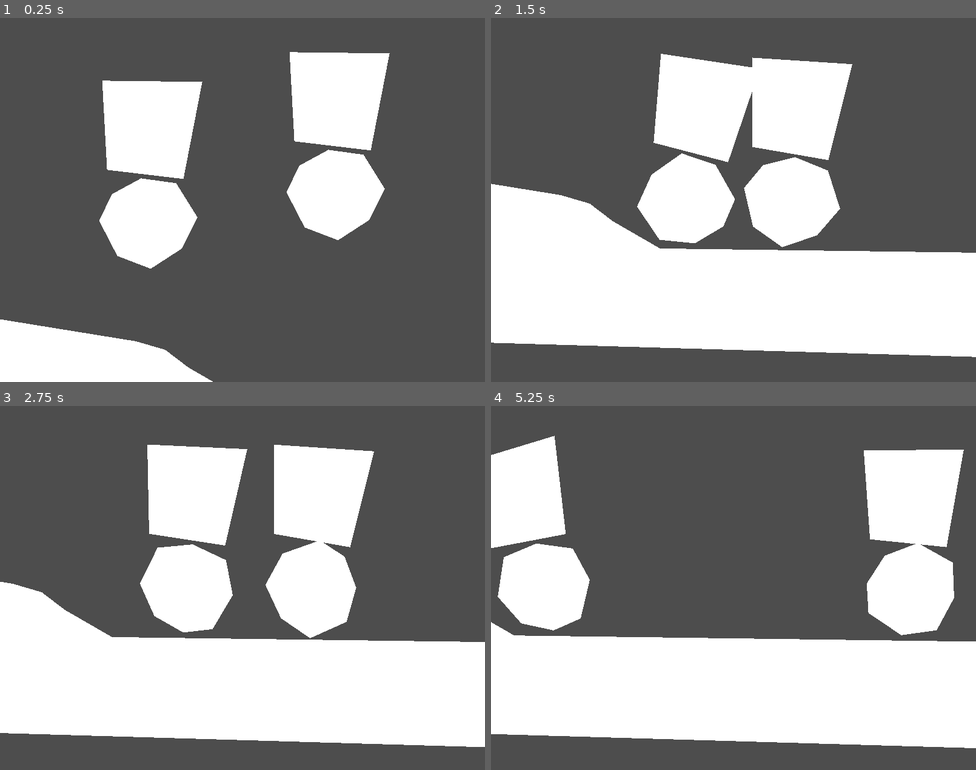
Above: before the commit, frames 1-4 (two rows, left to right).
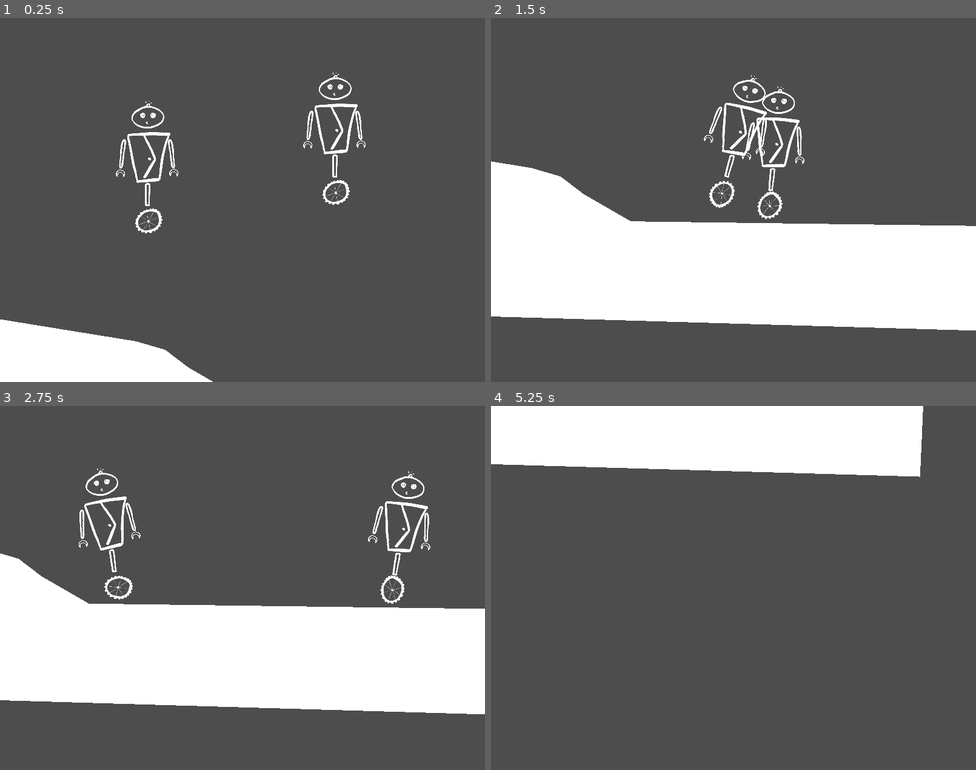
Above: after the commit, the same moments.

Repository: tombuben/KrehkeRobotickeSpoje
Game: Godot game, scene res://level_1.tscn
Same seed, same stepped clock (60 frames per second), same inputs: the game is played once before the commit and once after it. The project has no main scene, so this scene is started directly.
Inputs:
- Up to frame 1 (0.25 s): no input
- Up to frame 2 (1.5 s): hold D (Player1Right) 0.53-1.28 s; tap J (Player2Left) at 0.6 s; hold A (Player1Left) from 1.28 s (still down); tap L (Player2Right) at 1.35 s
- Up to frame 3 (2.75 s): release A (Player1Left) at 2.03 s; hold D (Player1Right) from 2.03 s (still down); tap J (Player2Left) at 2.1 s
- Up to frame 4 (5.25 s): tap L (Player2Right) at 2.85, 4.35 s; release D (Player1Right) at 3.53 s; hold A (Player1Left) from 3.53 s (still down); tap J (Player2Left) at 3.6, 5.1 s

The runs differ from the first frame. In frame 1, 15% of the frame differs, in the area x 20-81%, y 9-69%; in frame 2, 27%; in frame 3, 32%; in frame 4, 56%, in the area x 0-100%, y 0-94%.

Commit message:
poskladany pandulak

Diff:
--- a/pandulak.tscn
+++ b/pandulak.tscn
@@ -1,7 +1,14 @@
-[gd_scene load_steps=6 format=3 uid="uid://d2myyy2dlm4ti"]
+[gd_scene load_steps=13 format=3 uid="uid://d2myyy2dlm4ti"]
 
 [ext_resource type="Script" path="res://kolo.gd" id="1_8e416"]
 [ext_resource type="Script" path="res://pandulak_script.gd" id="1_j6uh4"]
+[ext_resource type="Texture2D" uid="uid://crofsfjf38tq4" path="res://art/sisoun/sisoun-postava.png" id="2_ehvyi"]
+[ext_resource type="Texture2D" uid="uid://dcn3wc6gsokrb" path="res://art/sisoun/sisoun-kolecko.png" id="4_r7e3r"]
+[ext_resource type="Texture2D" uid="uid://clh7501p8cbld" path="res://art/sisoun/sisoun-telo.png" id="5_i18ex"]
+[ext_resource type="Texture2D" uid="uid://70hm3vid177x" path="res://art/sisoun/sisoun-hlava.png" id="6_atgsl"]
+[ext_resource type="Texture2D" uid="uid://c1414531v8pt" path="res://art/sisoun/sisoun-noha.png" id="7_ummov"]
+[ext_resource type="Texture2D" uid="uid://bbj7mtygx3blu" path="res://art/sisoun/sisoun-ruka.png" id="8_o1u8b"]
+[ext_resource type="Texture2D" uid="uid://c385upgdixbv0" path="res://art/sisoun/sisoun-packa.png" id="9_v4twp"]
 
 [sub_resource type="PhysicsMaterial" id="PhysicsMaterial_87njb"]
 rough = true
@@ -17,6 +24,12 @@
 position = Vector2(1, 2)
 script = ExtResource("1_j6uh4")
 
+[node name="Sisoun-postava" type="Sprite2D" parent="."]
+visible = false
+position = Vector2(-4, -85)
+scale = Vector2(0.1, 0.1)
+texture = ExtResource("2_ehvyi")
+
 [node name="kolo" type="RigidBody2D" parent="."]
 physics_material_override = SubResource("PhysicsMaterial_87njb")
 center_of_mass_mode = 1
@@ -24,11 +37,13 @@
 player = 1
 
 [node name="CollisionShape2D" type="CollisionShape2D" parent="kolo"]
-scale = Vector2(1, 0.95)
+scale = Vector2(0.275, 0.275)
 shape = SubResource("CircleShape2D_k35wg")
 
-[node name="Polygon2D" type="Polygon2D" parent="kolo"]
-polygon = PackedVector2Array(-80, -2, -59, -46, -11, -72, 47, -64, 82, -8, 56, 44, 5, 77, -50, 56)
+[node name="Sisoun-kolecko" type="Sprite2D" parent="kolo/CollisionShape2D"]
+position = Vector2(6, -8)
+scale = Vector2(0.35, 0.35)
+texture = ExtResource("4_r7e3r")
 
 [node name="PinJoint2D" type="PinJoint2D" parent="."]
 node_a = NodePath("../kolo")
@@ -42,7 +57,39 @@
 center_of_mass = Vector2(0, 400)
 
 [node name="CollisionShape2D" type="CollisionShape2D" parent="telo"]
+position = Vector2(1, 47)
 shape = SubResource("CapsuleShape2D_eivqm")
 
-[node name="Polygon2D" type="Polygon2D" parent="telo"]
-polygon = PackedVector2Array(-67, 44, -75, -103, 90, -101, 59, 59)
+[node name="Sisoun-telo" type="Sprite2D" parent="telo"]
+position = Vector2(1, 24)
+scale = Vector2(0.08, 0.08)
+texture = ExtResource("5_i18ex")
+
+[node name="Sisoun-hlava" type="Sprite2D" parent="telo"]
+position = Vector2(0, -46)
+scale = Vector2(0.045, 0.045)
+texture = ExtResource("6_atgsl")
+
+[node name="Sisoun-noha" type="Sprite2D" parent="telo"]
+position = Vector2(0, 84.465)
+scale = Vector2(0.1, 0.1)
+texture = ExtResource("7_ummov")
+
+[node name="Sisoun-ruka-prava" type="Sprite2D" parent="telo"]
+position = Vector2(-41, 19)
+scale = Vector2(0.1, 0.1)
+texture = ExtResource("8_o1u8b")
+
+[node name="sisoun-packa-prava" type="Sprite2D" parent="telo/Sisoun-ruka-prava"]
+position = Vector2(-39.9999, 310)
+texture = ExtResource("9_v4twp")
+
+[node name="Sisoun-ruka-leva" type="Sprite2D" parent="telo"]
+position = Vector2(39, 19)
+scale = Vector2(-0.1, 0.1)
+texture = ExtResource("8_o1u8b")
+
+[node name="sisoun-packa-prava" type="Sprite2D" parent="telo/Sisoun-ruka-leva"]
+position = Vector2(-40, 300)
+scale = Vector2(-1, 1)
+texture = ExtResource("9_v4twp")
